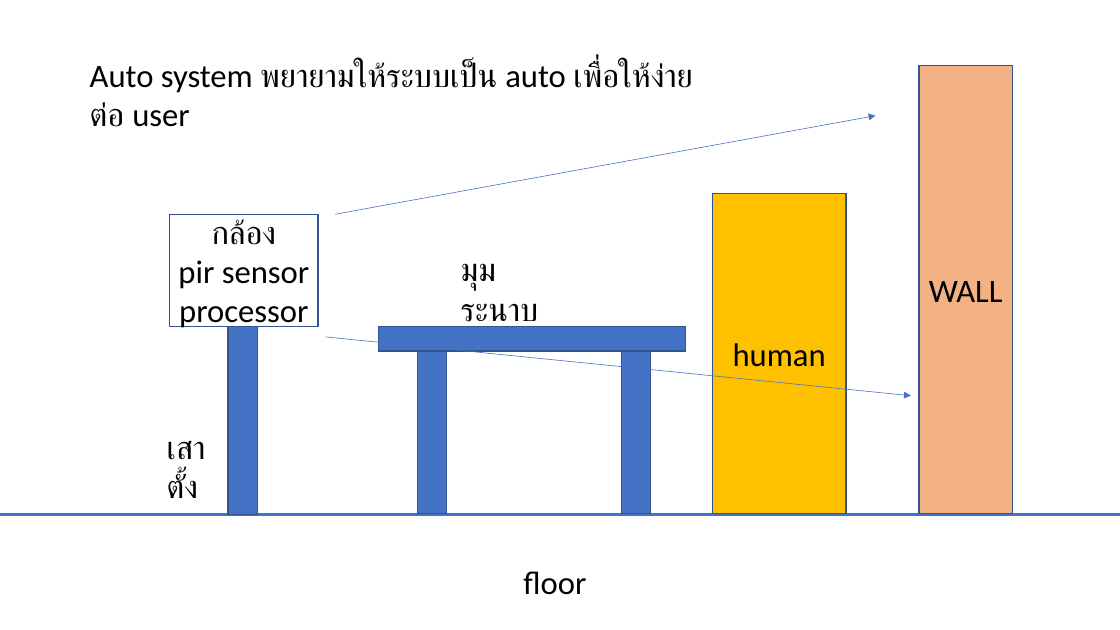
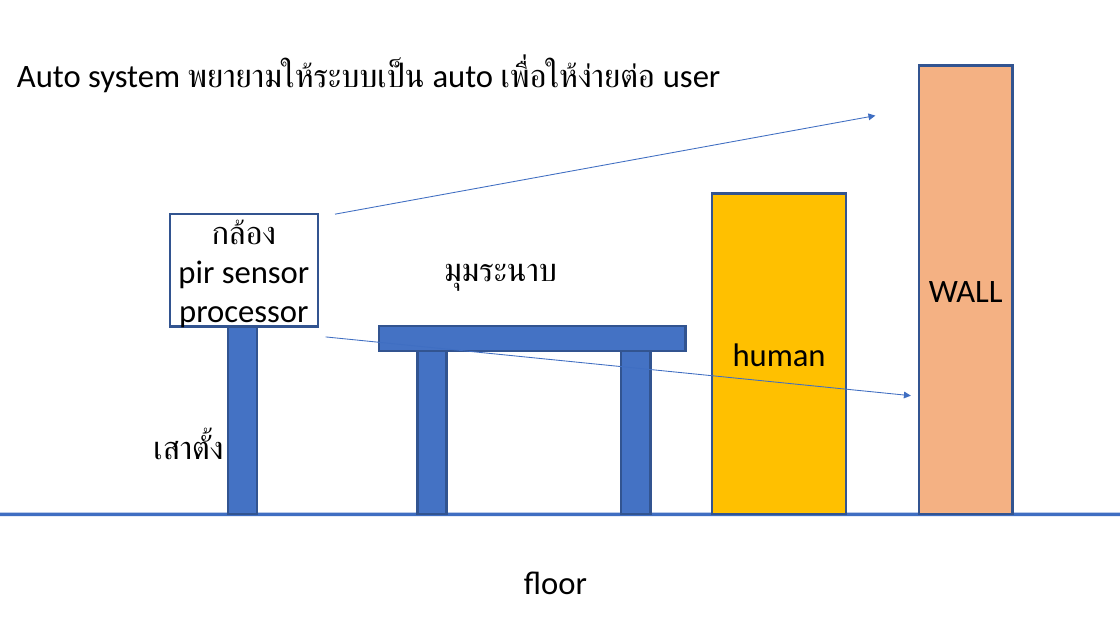
Before and after one commit to kavinteng/packing-video-capture, a slide deck: slide 1 of packing.pptx. Drawn at 1120x630 pixels with LibreOffice and Linux fonts; fonts in the diff are those of the drawing. Boxes give left, top, right and bottom in pixels: in the first picture for what was removed or moved away, otherwise in the second. Text is boxed around its words. In the diff, an @@ line names an element or a change of style, - is before the commit and + after.

```diff
--- a/packing.pptx
+++ b/packing.pptx
@@ text "Auto system พยายามให้ระบบเป็น auto เพื่อให้ง่ายต่อ ..." rewrapped from <box>90,61,693,127</box> to <box>17,61,720,93</box> @@
@@ arrow removed from (335, 214) to (875, 116) @@
@@ freeform shape added at <box>335,116,875,214</box>, outline #3F6FC3 0.75 pt @@
@@ rectangle "human" at <box>712,194,846,514</box>: outline #325491 1 pt to #325491 2 pt @@
@@ text "มุมระนาบ" rewrapped from <box>461,263,496,291</box> to <box>444,263,557,291</box> @@
@@ rectangle at <box>379,326,686,351</box>: outline #325491 1 pt to #325491 2 pt @@
@@ arrow removed from (326, 337) to (911, 396) @@
@@ freeform shape added at <box>326,337,912,396</box>, outline #3F6FC3 0.75 pt @@
@@ text "เสาตั้ง" rewrapped from <box>167,472,198,498</box> to <box>153,433,223,460</box> @@
```
Also in this commit, not shown: 2 other slides changed, 1 slide added, 1 other file.
